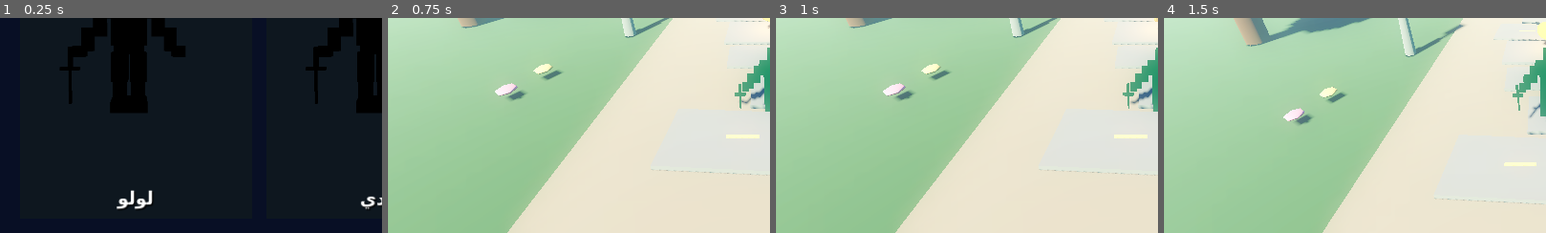
Above: before the commit, frames 1-4 (left to right).
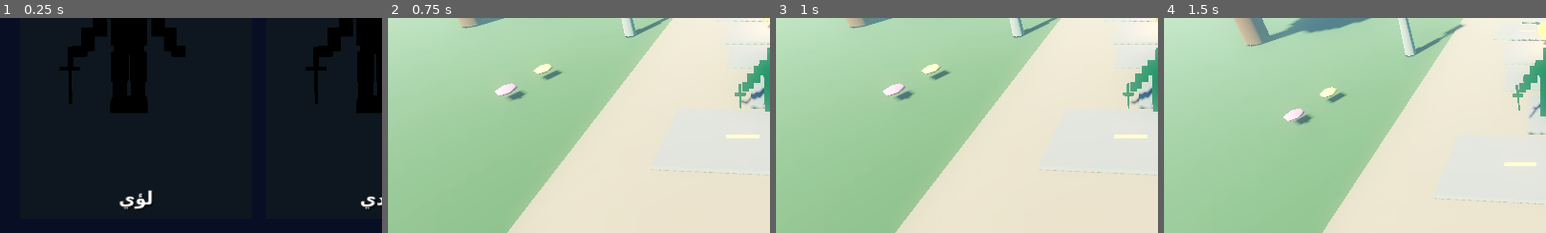
Above: after the commit, the same moments.

Repository: lolofadywaleed-hash/LostTreasureKingdom-Final
Game: Godot game, scene res://scenes/character_select.tscn
Two runs of this game, one before a commit and one after it. Both use one fixed random seed, a clock stepped at 60 frames per second and the inputs below.
Inputs:
- Up to frame 1 (0.25 s): no input
- Up to frame 2 (0.75 s): click "لولو" (after the commit: "لؤي") at 0.5 s
- Up to frame 3 (1 s): no input
- Up to frame 4 (1.5 s): click "↑" at 1.25 s
The pictures show only the part of the screen within x 0-50%, y 50-100%; the shares and areas given below are measured in that part.

The runs differ from the first frame. In frame 1, 0.3% of the frame differs, in the area x 30-40%, y 80-90%; in frame 2, nothing differs; in frame 3, nothing differs; in frame 4, nothing differs.

Commit message:
fix: show Louay name in hero selection

Diff:
--- a/scripts/character_select.gd
+++ b/scripts/character_select.gd
@@ -9,7 +9,7 @@
 		push_error("Character selection is missing its hero-card container.")
 		return
 	var characters := [
-		{"name": "Lolo", "label": "لولو", "color": Color(0.12, 0.82, 0.38)},
+		{"name": "Lolo", "label": "لؤي", "color": Color(0.12, 0.82, 0.38)},
 		{"name": "Fady", "label": "فادي", "color": Color(0.92, 0.16, 0.18)},
 		{"name": "AlSayed", "label": "السيد", "color": Color(0.12, 0.42, 0.96)}
 	]
